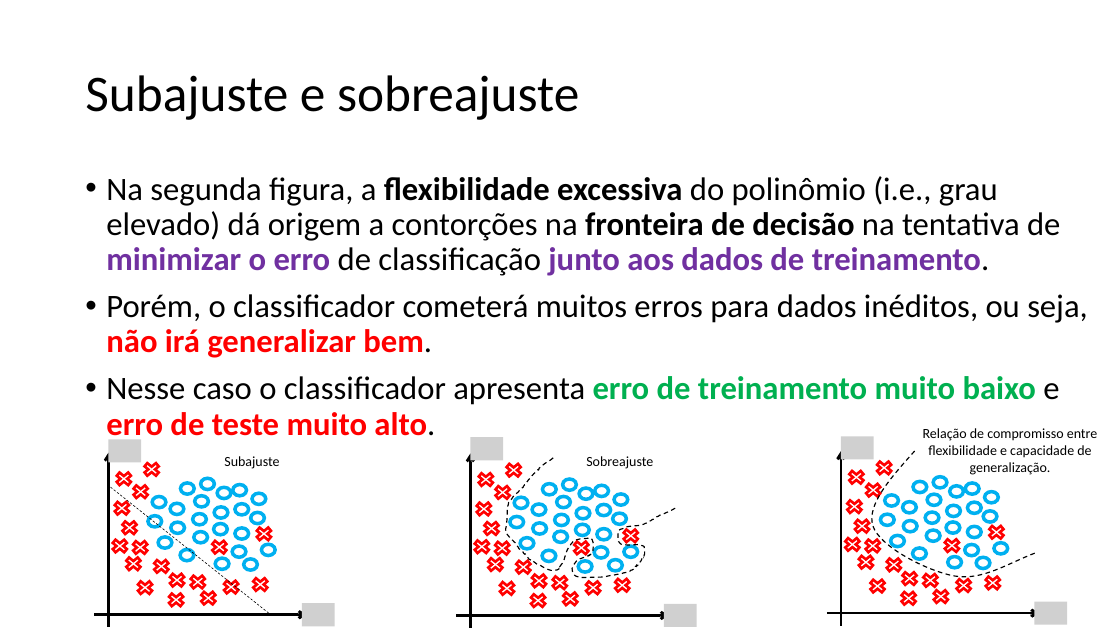
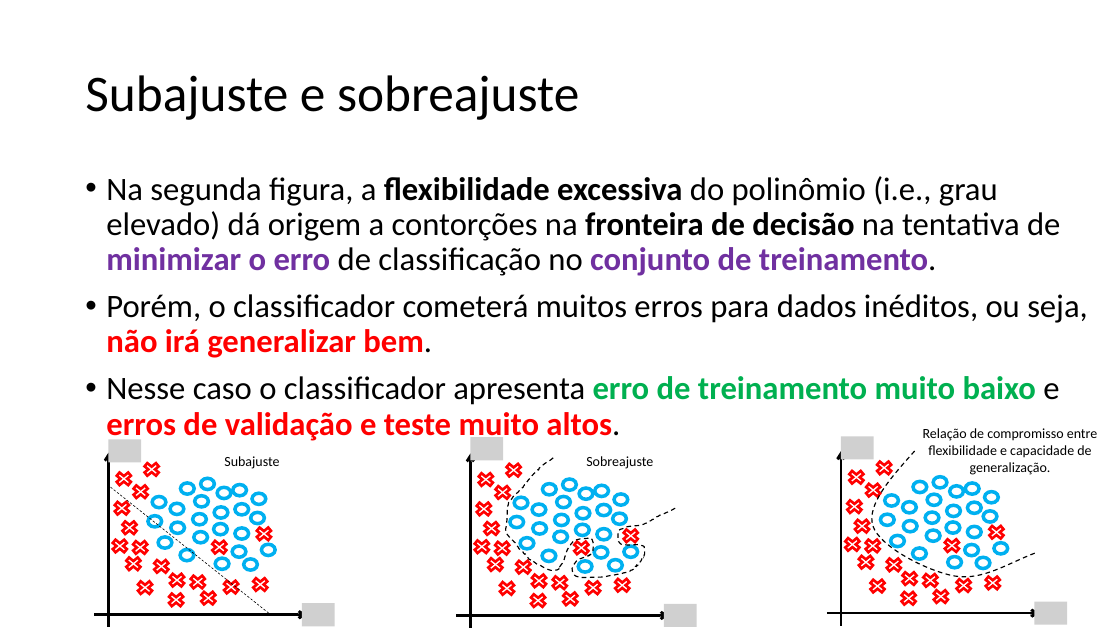
Before and after one commit to zz4fap/c24_inteligencia_artificial, a slide deck: slide 44 of slides/C24_Classificação.pptx. Drawn at 1120x630 pixels with LibreOffice and Linux fonts; fonts in the diff are those of the drawing; grey boxes stand for pictures. Boxes give left, top, right and bottom in pixels: in the first picture for what was removed or moved away, otherwise in the second. Text is boxed around its words. In the diff, an @@ line names an element or a change of style, - is before the commit and + after.

Commit message:
new slides

```diff
--- a/slides/C24_Classificação.pptx
+++ b/slides/C24_Classificação.pptx
@@ text at (106,176,1060,276): text changed @@
-• Na segunda figura, a flexibilidade excessiva do polinômio (i.e., grau elevado) dá origem a contorções na fronteira de decisão na tentativa de minimizar o erro de classificação junto aos dados de treinamento.
+• Na segunda figura, a flexibilidade excessiva do polinômio (i.e., grau elevado) dá origem a contorções na fronteira de decisão na tentativa de minimizar o erro de classificação no conjunto de treinamento.
@@ text at (106,376,1059,443): text changed @@
-• Nesse caso o classificador apresenta erro de treinamento muito baixo e erro de teste muito alto.
+• Nesse caso o classificador apresenta erro de treinamento muito baixo e erros de validação e teste muito altos.
```
Also in this commit, not shown: 3 other slides changed, 1 slide removed, 2 other files.
